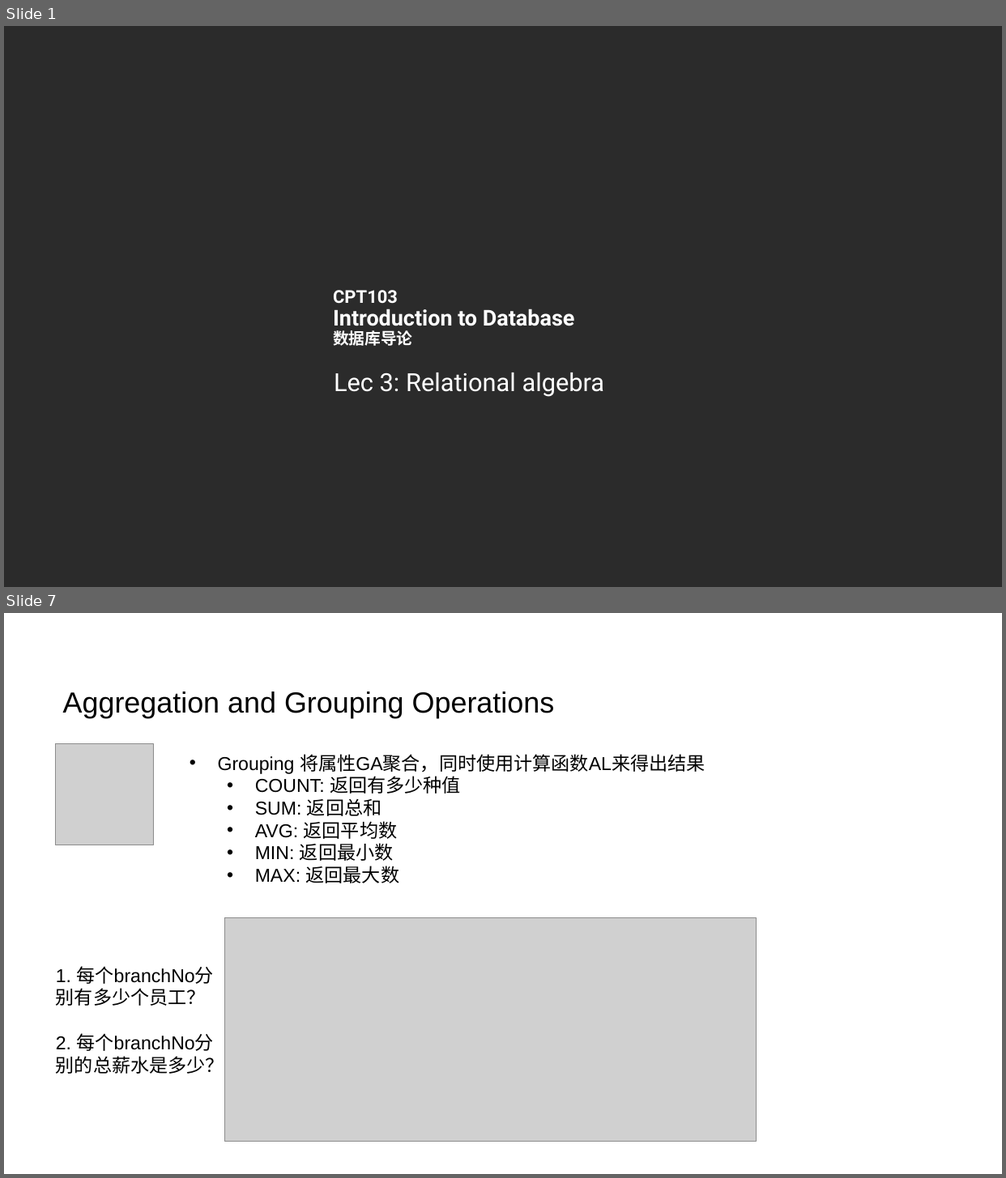
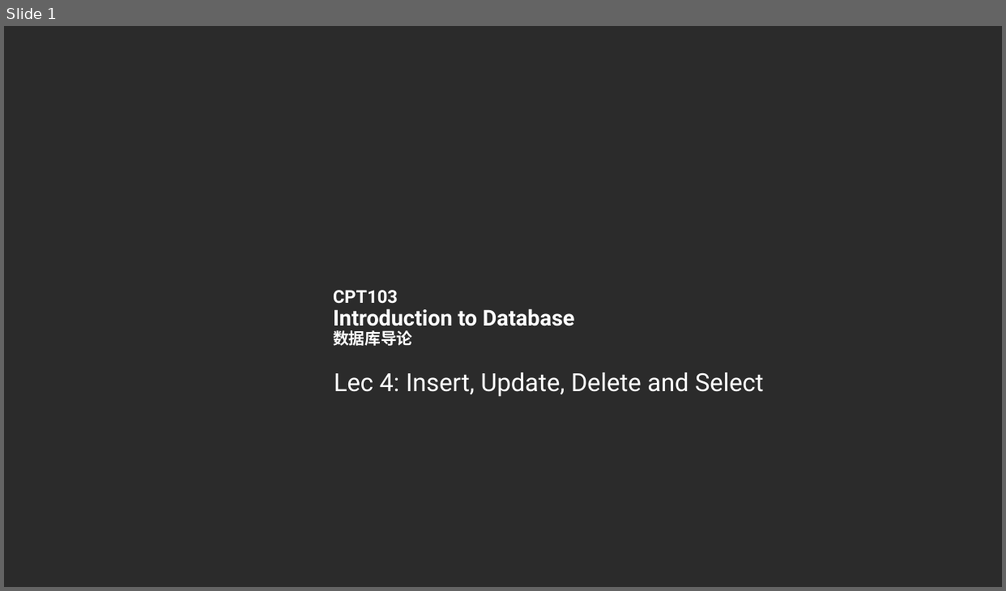
Before and after one commit to FawcettSimiyu/CPT103-Files, a slide deck: Presentation/Lec4/CPT103_Lec4.pptx. Shown one above the other, each under a label of ours: slides 1 and 7 before the commit, slide 1 after it; the slides between them are not shown. The pictures are 1006x1178 and 1006x591 pixels, drawn with LibreOffice and Linux fonts; fonts in the diff are those of the drawing; grey boxes stand for pictures; background and template pictures are left out; a plain dark background stands for a picture behind light text. Boxes give left, top, right and bottom in pixels: in the first picture for what was removed or moved away, otherwise in the second. Text is boxed around its words. In the diff, an @@ line names an element or a change of style, - is before the commit and + after.

```diff
--- a/Presentation/Lec4/CPT103_Lec4.pptx
+++ b/Presentation/Lec4/CPT103_Lec4.pptx
@@ slide 7 removed at (4,613,1002,1174), background #FFFFFF @@
@@ text removed at (63,692,555,718) @@
-Aggregation and Grouping Operations
@@ picture removed at (56,744,154,845) @@
@@ text removed at (218,754,705,884) @@
-• Grouping 将属性GA聚合，同时使用计算函数AL来得出结果
-  • COUNT: 返回有多少种值
-  • SUM: 返回总和
-  • AVG: 返回平均数
-  • MIN: 返回最小数
-  • MAX: 返回最大数
@@ picture removed at (225,918,756,1142) @@
@@ text removed at (56,966,213,1051) @@
-1. 每个branchNo分别有多少个员工？
-2. 每个branchNo分别的总薪水是多少？
@@ slide 1 changed as well @@
@@ text at (334,373,764,397): text changed @@
-Lec 3: Relational algebra
+Lec 4: Insert, Update, Delete and Select
```
Also in this commit, not shown: 3 slides added, 31 other slides removed, 4 other files.
